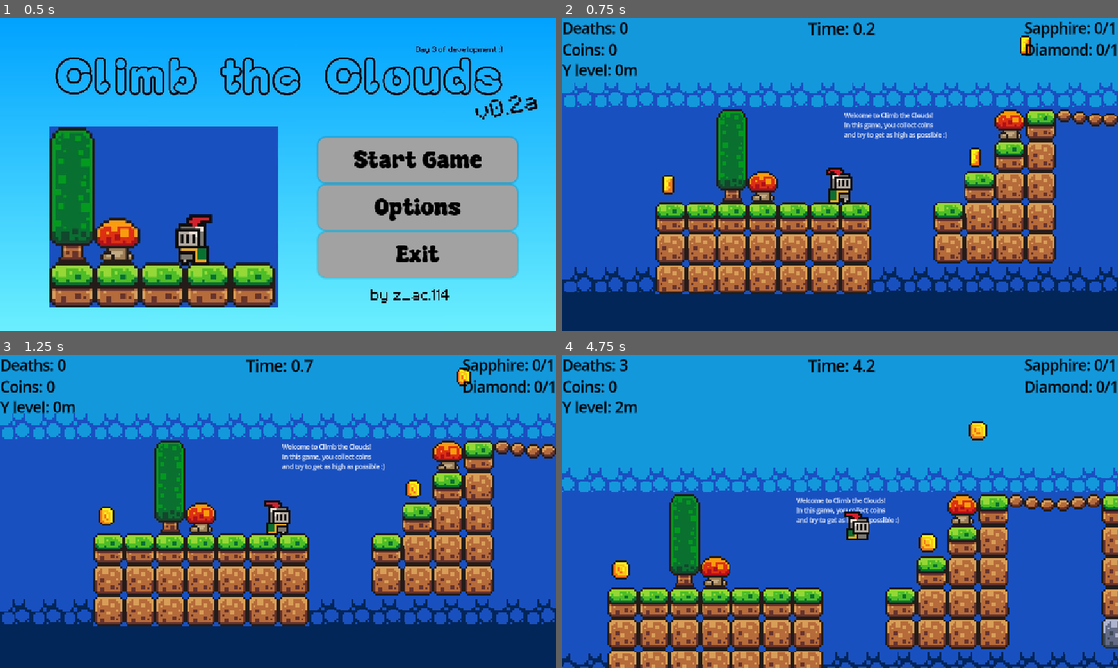
Above: before the commit, frames 1-4 (two rows, left to right).
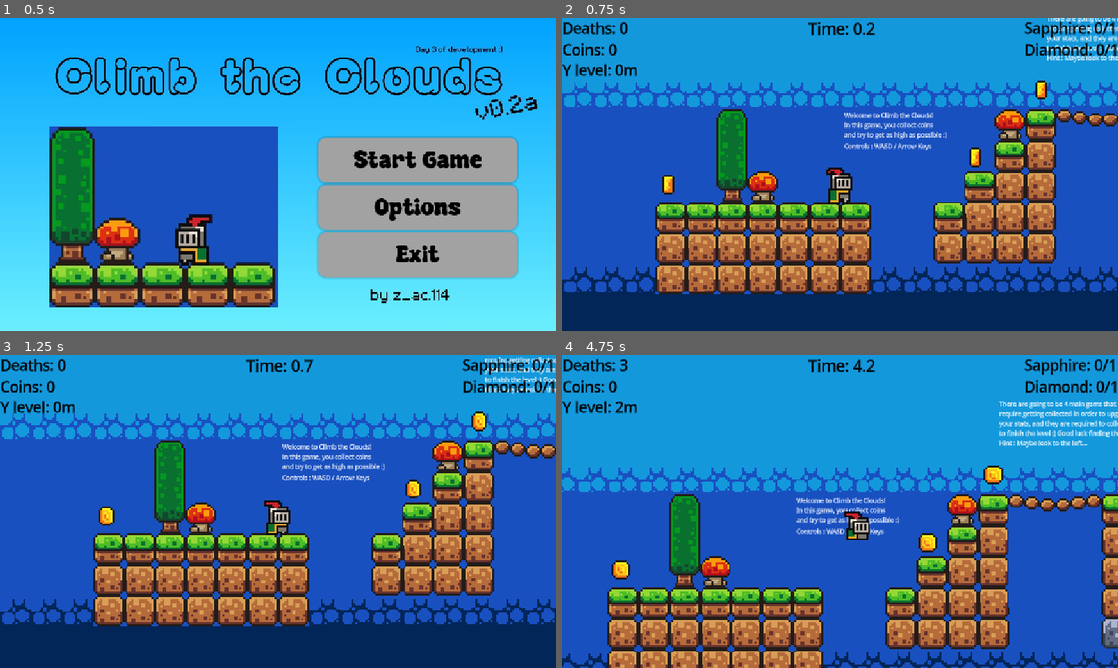
Above: after the commit, the same moments.

Repository: zacharytam-0411/shiba-climb-the-clouds
Game: Godot game, scene res://scenes/main_screen.tscn
The game is run twice, just before and just after one commit, with the same random seed, the same clock (stepped at 60 frames per second) and the same inputs.
Inputs:
- Up to frame 1 (0.5 s): no input
- Up to frame 2 (0.75 s): click "Start Game" at 0.5 s
- Up to frame 3 (1.25 s): no input
- Up to frame 4 (4.75 s): tap Enter at 1.25 s; hold Right (move_right) 1.28-2.78 s; tap W (move_up) at 1.52, 2.27, 3.77, 4.52 s; hold Left (move_left) 2.78-3.53 s; hold Right (move_right) from 3.53 s (still down)

Frame 1 is identical in both runs. In frame 2, 1.1% of the frame differs, in the area x 50-100%, y 0-43%; in frame 3, 0.9%; in frame 4, 1.8%, in the area x 42-100%, y 14-58%.

Commit message:
added welcoming texts

Diff:
--- a/scenes/main_game.tscn
+++ b/scenes/main_game.tscn
@@ -777,7 +777,7 @@
 position = Vector2(-296, -489)
 
 [node name="Coin21" parent="Coins" instance=ExtResource("7_wjob3")]
-position = Vector2(392, 424)
+position = Vector2(400, 447)
 
 [node name="Coin23" parent="Coins" instance=ExtResource("7_wjob3")]
 position = Vector2(534, 409)
@@ -847,6 +847,38 @@
 
 [node name="Labels" type="Node2D" parent="."]
 position = Vector2(-296, -489)
+
+[node name="Label4" type="Label" parent="Labels"]
+offset_left = 619.0
+offset_top = 392.0
+offset_right = 885.0
+offset_bottom = 465.0
+scale = Vector2(0.2, 0.2)
+text = "Unfortunately for now, there are no goals,
+no lives system [which WILL be introduced in
+later development]. So your goal is to find the two gems :)
+Also tell me how high youve gone in the feedback :)"
+
+[node name="Label3" type="Label" parent="Labels"]
+offset_left = 298.0
+offset_top = 474.0
+offset_right = 873.0
+offset_bottom = 924.0
+scale = Vector2(0.2, 0.2)
+text = "Controls : WASD / Arrow Keys
+"
+
+[node name="Label2" type="Label" parent="Labels"]
+offset_left = 403.0
+offset_top = 408.0
+offset_right = 755.0
+offset_bottom = 506.333
+scale = Vector2(0.2, 0.2)
+text = "There are going to be 4 main gems that
+require getting collected in order to upgrade
+your stats, and they are required to collected
+to finish the level :) Good luck finding them
+Hint : Maybe look to the left..."
 
 [node name="Label" type="Label" parent="Labels"]
 offset_left = 298.0
Not shown, added: export_presets.cfg
Not shown, changed: .DS_Store
Not shown, changed: assets/.DS_Store
